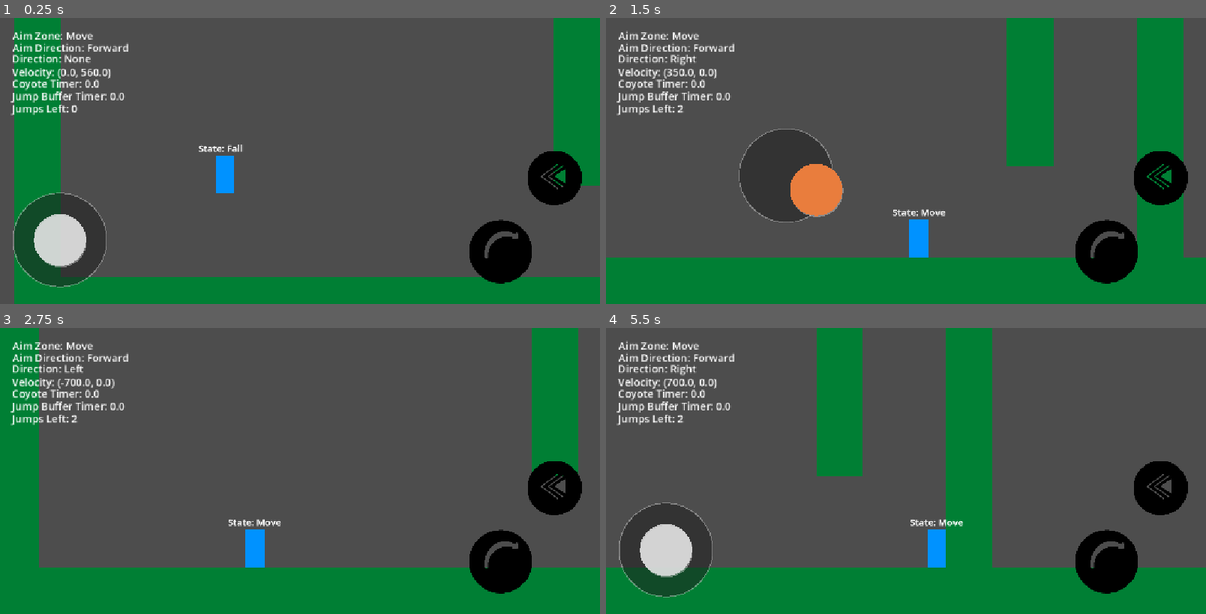
Above: before the commit, frames 1-4 (two rows, left to right).
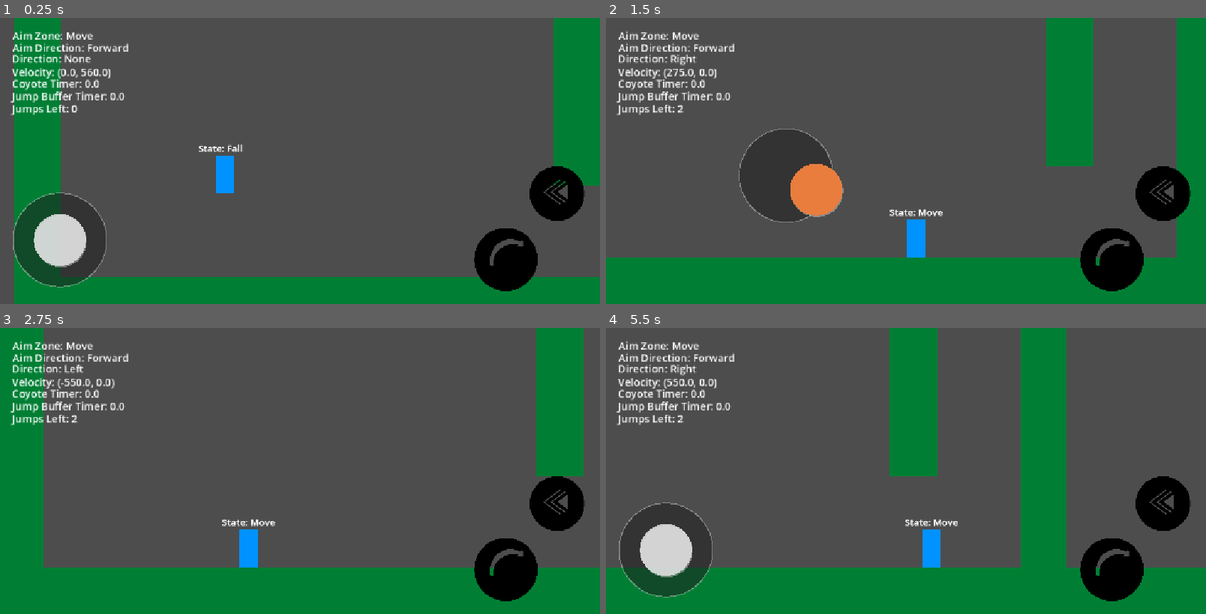
Above: after the commit, the same moments.

Repository: Mrdarx444/Veinbreaker
Game: Godot game, scene res://source/test/world.tscn
Same seed, same stepped clock (60 frames per second), same inputs: the game is played once before the commit and once after it.
Inputs (mouse positions are in pixels of both pictures, inside the frame that each line leads up to):
- Up to frame 1 (0.25 s): no input
- Up to frame 2 (1.5 s): tap Enter at 0.5 s; move the mouse to (1038, 146) at 0.52 s; hold D (Right) 0.53-1.25 s; tap Shift (Dash) at 0.6 s; click (1038, 146) at 0.67 s; tap Space (Jump) at 0.77 s; drag from (786, 175) to (876, 218) at 1.27 s
- Up to frame 3 (2.75 s): move the mouse to (360, 408) at 2.02 s; hold A (Left) from 2.03 s (still down); tap Shift (Dash) at 2.1 s
- Up to frame 4 (5.5 s): release A (Left) at 2.75 s; drag from (876, 528) to (726, 428) at 2.77 s; move the mouse to (1086, 513) at 3.52 s; hold D (Right) 3.53-4.25 s; tap Shift (Dash) at 3.6, 5.1 s; tap Space (Jump) at 3.77 s; drag from (726, 428) to (816, 399) at 4.27 s; move the mouse to (936, 471) at 5.02 s; hold D (Right) from 5.03 s (still down); click (936, 471) at 5.17 s

The runs differ from the first frame. In frame 1, 2.2% of the frame differs, in the area x 78-98%, y 46-96%; in frame 2, 16%; in frame 3, 4.1%; in frame 4, 24%, in the area x 10-98%, y 0-96%.

Commit message:
Mdoify General Movemment values

Diff:
--- a/source/scenes/Player/player.tscn
+++ b/source/scenes/Player/player.tscn
@@ -181,7 +181,7 @@
 passby_press = true
 action = "Jump"
 script = ExtResource("12_oyrgr")
-offset = Vector2(130, 40)
+offset = Vector2(120, 25)
 
 [node name="DashButton" type="TouchScreenButton" parent="HUD/Controllers" unique_id=1920385870]
 material = SubResource("CanvasItemMaterial_n0ac8")
@@ -191,7 +191,7 @@
 passby_press = true
 action = "Dash"
 script = ExtResource("12_oyrgr")
-offset = Vector2(35, 190)
+offset = Vector2(30, 160)
 
 [node name="Debug" type="Control" parent="HUD" unique_id=1479378718]
 layout_direction = 2
--- a/source/scripts/Player/player.gd
+++ b/source/scripts/Player/player.gd
@@ -2,32 +2,32 @@
 class_name Player
 
 @export_subgroup("Movement")
-@export var speed: float = 700.0
+@export var speed: float = 550.0
 var acceleration: float = speed * 10
 var friction: float = speed * 6
-@export_range(0, 1, .01) var aiming_slowdown_ratio: float = 0.75
-var facing_direction: int = 1
+@export_range(0, 1, .01) var aiming_slowdown_ratio: float = 1
+var facing_direction: int = 1 # Default Facing Direction = RIGHT
 @export_subgroup("Jump & Fall")
 var gravity: float = ProjectSettings.get_setting("physics/2d/default_gravity") * 2
-@export var max_fall_speed: float = 2000.0
+@export var max_fall_speed: float = 2300.0
 @export var forced_fall_velocity: float = 2000.0
-@export var jump_velocity: float = -900.0
+@export var jump_velocity: float = -970.0
 @export var double_jump_velocity: float = -800
 @export var max_jumps: int = 2
-@export var left_jumps: int = 0
+@export var left_jumps: int = 0 # In Case of direct Fall after Idle
 @export_range(0, 1, .01) var jump_cut_mult: float = 0.35
 @export var coyote_time: float = 0.13
 @export var jump_buffer_time: float = 0.17
 @export_subgroup("Wall slide/jump")
-@export_range(0, 1, .01) var wall_slide_coefficient: float = 0.55
+@export_range(0, 1, .01) var wall_slide_coefficient: float = 0.9
 @export var wall_jump_velocity_x: float = 800.0
 @export var wall_slide_max_gravity: float = gravity * 0.3
 @export_subgroup("Dash")
 @export var is_dashing: bool = true
-@export var dash_velocity: float = 2900
-@export var dash_time: float = 0.13
+@export var dash_velocity: float = 2500
+@export var dash_time: float = 0.125
 @export var dash_cooldown_time: float = 0.9
-@export var dash_gravity_coefficient: float = 0.07
+@export var dash_gravity_coefficient: float = 0
 
 @export_category("Abilities")
 @export var can_move: bool = true
